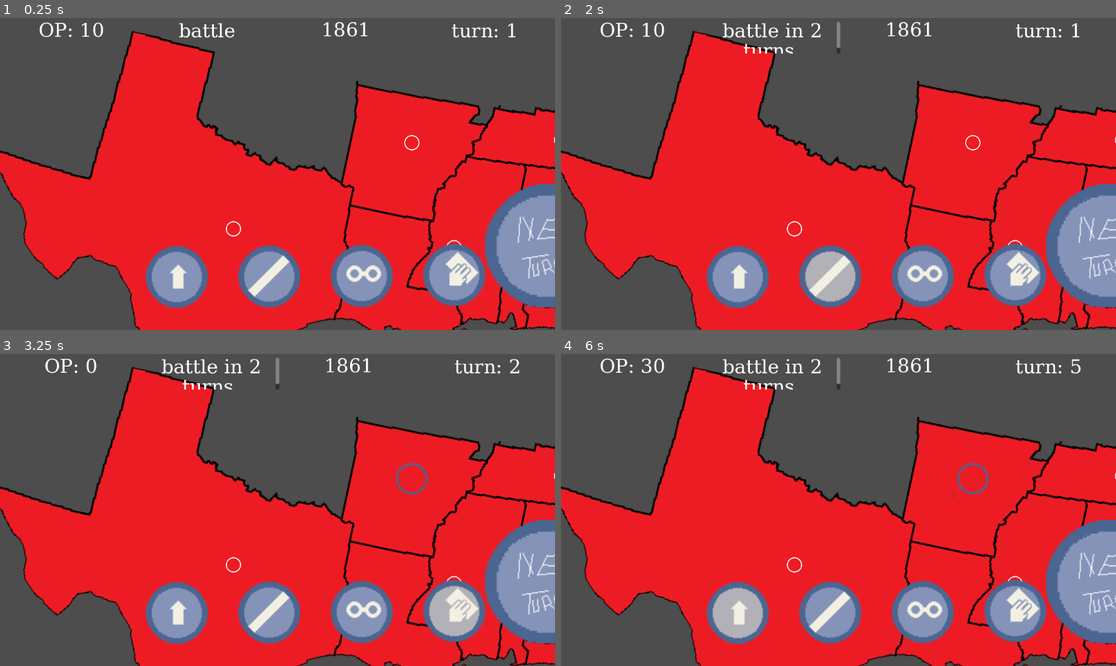
Above: before the commit, frames 1-4 (two rows, left to right).
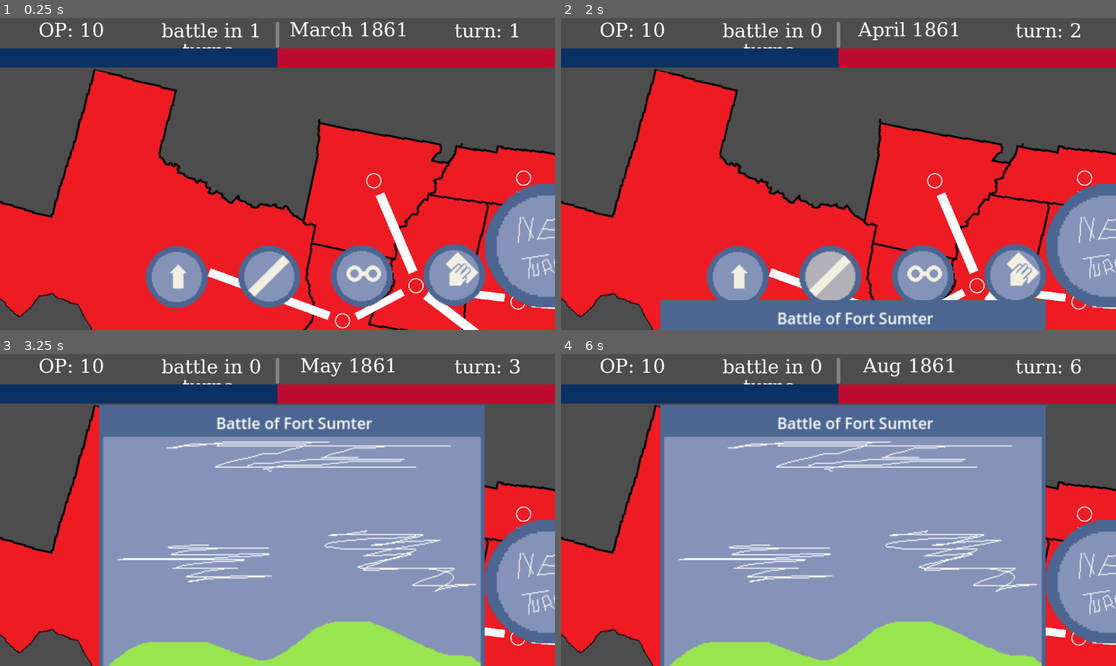
Above: after the commit, the same moments.

Repository: jsteele15/hagj9
Game: Godot game, scene res://scenes/war_map.tscn
The game is run twice, just before and just after one commit, with the same random seed, the same clock (stepped at 60 frames per second) and the same inputs. The project has no main scene, so this scene is started directly.
Inputs (mouse positions are in pixels of both pictures, inside the frame that each line leads up to):
- Up to frame 1 (0.25 s): no input
- Up to frame 2 (2 s): tap Enter at 0.5 s; move the mouse to (943, 283) at 0.52 s; press the mouse at (943, 283) at 0.53 s; hold 1 (upbut) 0.53-1.28 s; tap Space (newturn) at 1.25 s; move the mouse to (794, 230) at 1.27 s; release the mouse at (794, 230) at 1.28 s; hold 2 (downbut) from 1.28 s (still down); click (794, 230) at 1.35 s
- Up to frame 3 (3.25 s): move the mouse to (410, 478) at 2.02 s; release 2 (downbut) at 2.03 s; hold Space (newturn) 2.03-2.78 s; hold 1 (upbut) from 2.03 s (still down); click (410, 478) at 2.3 s; move the mouse to (455, 584) at 2.77 s; tap 4 (opbut) at 2.85 s; click (455, 584) at 3.05 s
- Up to frame 4 (6 s): tap Enter at 3.5, 5 s; move the mouse to (738, 612) at 3.52 s; release 1 (upbut) at 3.53 s; hold 3 (recbut) 3.53-4.28 s; hold 2 (downbut) 3.53-5.78 s; click (738, 612) at 3.8 s; tap Space (newturn) at 4.25, 5.75, 5.85 s; move the mouse to (832, 612) at 4.27 s; click (832, 612) at 4.35 s; move the mouse to (921, 612) at 5.02 s; press the mouse at (921, 612) at 5.03 s; move the mouse to (1016, 612) at 5.77 s; release the mouse at (1016, 612) at 5.78 s; hold 1 (upbut) from 5.78 s (still down)

The runs differ from the first frame. In frame 1, 33% of the frame differs, in the area x 0-100%, y 1-100%; in frame 2, 36%; in frame 3, 72%; in frame 4, 72%.

Commit message:
v3
- added roads
- added battle map
- added dates and time

Diff:
--- a/spygame/intel.gd
+++ b/spygame/intel.gd
@@ -1 +1,7 @@
 extends Node2D
+
+#to work out if the intel has been picked up
+var selected = false
+var entered = false
+
+var current_station = null
--- /dev/null
+++ b/spygame/scenes/road.gd
@@ -0,0 +1,15 @@
+extends Sprite2D
+
+@export var con_1 = Node2D
+@export var con_2 = Node2D
+@export var rd = Sprite2D
+
+@onready var connected = [con_1, con_2]
+
+func _process(delta: float) -> void:
+
+	if connected[0].operational == true and connected[1].operational == true:
+		rd.modulate = "4b6691"
+
+	else:
+		rd.modulate = "ffffff"
--- a/spygame/scenes/war_map.gd
+++ b/spygame/scenes/war_map.gd
@@ -12,8 +12,36 @@
 ###to pre load the intel
 var intel_load = preload("res://scenes/intel.tscn")
 
+func _ready() -> void:
+	#so that battles can become more consecuential with time
+	level_info.cur_lengh = get_viewport_rect().size[0]/2
+	level_info.year_one = get_viewport_rect().size[0]/32
+	level_info.year_two = get_viewport_rect().size[0]/16
+	level_info.year_three = get_viewport_rect().size[0]/8
+	level_info.year_four = get_viewport_rect().size[0]/4
+	level_info.year_five = get_viewport_rect().size[0]/2
+
+	##move the fed bar to show winning or losing
+	$feds.size.x = get_viewport_rect().size[0]/2
+	$conf.size.x = get_viewport_rect().size[0]
+
+	###to set the card in the right place
+	$battle_card.position.x = get_viewport_rect().size[0]/2 -300
+
 func _process(delta: float) -> void:
 	if level_info.new_turn == true:
+
+
+		##for the months, change the clock
+		if level_info.current_month == 11:
+			level_info.current_month = 0
+			level_info.date += 1
+		else:
+			level_info.current_month += 1
+
+		###to count down until the battle
+		if level_info.battle_list[level_info.battle_ind][1] > 0:
+			level_info.battle_list[level_info.battle_ind][1] -= 1
 
 		##this counts how mant active sights there are
 		count_num_active = 0
@@ -41,6 +69,7 @@
 						if spy_center_list[c].recon_lv == 32:
 							spy_center_list[c].recon_lv = 0
 							var intel_inst = intel_load.instantiate()
+							intel_inst.current_station = spy_center_list[c]
 							intel_inst.position = spy_center_list[c].position
 							spy_center_list[c].reconing = false
 							$Camera2D/ConfedMap.add_child(intel_inst)
@@ -64,8 +93,8 @@
 		$Camera2D/ui_butts/turnbut.clicked = false
 
 		###this is for the tracking stats
-		$Camera2D/game_stats/battle.text = "[center] battle in {howl} turns[/center]".format({"howl":level_info.battle_list[level_info.battle_ind][1]})
-		$Camera2D/game_stats/year.text = "[center] {year} [/center]".format({"year":level_info.date})
+
+		$Camera2D/game_stats/year.text = "[center] {month} {year} [/center]".format({"month": level_info.month_list[level_info.current_month], "year":level_info.date})
 		$Camera2D/game_stats/turn.text = "[center] turn: {t} [/center]".format({"t":level_info.turn})
 
 		level_info.turn += 1
@@ -73,3 +102,10 @@
 
 	#placing this here so it changes dynamically
 	$Camera2D/game_stats/op_power.text = "[center] OP: {op} [/center]".format({"op":level_info.op})
+	$Camera2D/game_stats/battle.text = "[center] battle in {howl} turns[/center]".format({"howl":level_info.battle_list[level_info.battle_ind][1]})
+
+	##to decrease and increase the size of the bar depending on what the current lengh is
+	if $feds.size.x < level_info.cur_lengh:
+		$feds.size.x += 2
+	if $feds.size.x > level_info.cur_lengh:
+		$feds.size.x -= 2
--- a/spygame/scenes/war_map.tscn
+++ b/spygame/scenes/war_map.tscn
@@ -1,12 +1,15 @@
-[gd_scene load_steps=12 format=3 uid="uid://bgw7f58iom4r1"]
+[gd_scene load_steps=15 format=3 uid="uid://bgw7f58iom4r1"]
 
 [ext_resource type="Texture2D" uid="uid://srmtwfwq50j4" path="res://res/confed_map.png" id="1_4fh36"]
 [ext_resource type="Script" path="res://scenes/war_map.gd" id="1_5m3uf"]
 [ext_resource type="PackedScene" uid="uid://cpicmd3ka8vva" path="res://scenes/spy_centers.tscn" id="2_k2l75"]
+[ext_resource type="Texture2D" uid="uid://cseyjq4db7pqh" path="res://res/road.png" id="3_lf4le"]
 [ext_resource type="Script" path="res://scenes/ui_butts.gd" id="4_4q6a0"]
+[ext_resource type="Script" path="res://scenes/road.gd" id="4_yuor6"]
 [ext_resource type="PackedScene" uid="uid://crlnqrfn7l1kf" path="res://ui/buttons.tscn" id="5_kdkj2"]
 [ext_resource type="PackedScene" uid="uid://djjhcc46aa0wo" path="res://ui/turnbut.tscn" id="6_tgcpb"]
 [ext_resource type="Script" path="res://scenes/game_stats.gd" id="7_sb7tp"]
+[ext_resource type="PackedScene" uid="uid://b3k4kl8il6lwc" path="res://ui/battle_card.tscn" id="8_j3lif"]
 
 [sub_resource type="FontFile" id="FontFile_xca37"]
 cache/0/16/0/ascent = 0.0
@@ -75,11 +78,120 @@
 limit_top = 0
 
 [node name="ConfedMap" type="Sprite2D" parent="Camera2D"]
-position = Vector2(592, 343)
+position = Vector2(513, 422)
 rotation = 0.20944
 scale = Vector2(2, 2)
 texture = ExtResource("1_4fh36")
 
+[node name="texas_lou_rd" type="Sprite2D" parent="Camera2D/ConfedMap" node_paths=PackedStringArray("con_1", "con_2", "rd")]
+position = Vector2(-119.254, 122.691)
+rotation = 0.139626
+scale = Vector2(1.32509, 0.0881328)
+texture = ExtResource("3_lf4le")
+script = ExtResource("4_yuor6")
+con_1 = NodePath("../spy_centers2")
+con_2 = NodePath("../spy_centers3")
+rd = NodePath(".")
+
+[node name="lou_mis" type="Sprite2D" parent="Camera2D/ConfedMap" node_paths=PackedStringArray("con_1", "con_2", "rd")]
+position = Vector2(-4.86289, 109.387)
+rotation = -0.692896
+scale = Vector2(0.544856, 0.0795683)
+texture = ExtResource("3_lf4le")
+script = ExtResource("4_yuor6")
+con_1 = NodePath("../spy_centers3")
+con_2 = NodePath("../spy_centers4")
+rd = NodePath(".")
+
+[node name="lou_ala" type="Sprite2D" parent="Camera2D/ConfedMap" node_paths=PackedStringArray("con_1", "con_2", "rd")]
+position = Vector2(81.3129, 79.1166)
+rotation = -0.0872665
+scale = Vector2(0.788691, 0.0826747)
+texture = ExtResource("3_lf4le")
+script = ExtResource("4_yuor6")
+con_1 = NodePath("../spy_centers4")
+con_2 = NodePath("../spy_centers5")
+rd = NodePath(".")
+
+[node name="lou_gor" type="Sprite2D" parent="Camera2D/ConfedMap" node_paths=PackedStringArray("con_1", "con_2", "rd")]
+position = Vector2(187.443, 70.5417)
+rotation = -0.139626
+scale = Vector2(0.773788, 0.0750985)
+texture = ExtResource("3_lf4le")
+script = ExtResource("4_yuor6")
+con_1 = NodePath("../spy_centers5")
+con_2 = NodePath("../spy_centers7")
+rd = NodePath(".")
+
+[node name="gor_sc" type="Sprite2D" parent="Camera2D/ConfedMap" node_paths=PackedStringArray("con_1", "con_2", "rd")]
+position = Vector2(290.103, 40.7371)
+rotation = -0.436332
+scale = Vector2(0.792622, 0.078639)
+texture = ExtResource("3_lf4le")
+script = ExtResource("4_yuor6")
+con_1 = NodePath("../spy_centers7")
+con_2 = NodePath("../spy_centers9")
+rd = NodePath(".")
+
+[node name="sc_nc" type="Sprite2D" parent="Camera2D/ConfedMap" node_paths=PackedStringArray("con_1", "con_2", "rd")]
+position = Vector2(340.917, -29.9915)
+scale = Vector2(0.0810288, 0.654259)
+texture = ExtResource("3_lf4le")
+script = ExtResource("4_yuor6")
+con_1 = NodePath("../spy_centers9")
+con_2 = NodePath("../spy_centers10")
+rd = NodePath(".")
+
+[node name="nc_vir" type="Sprite2D" parent="Camera2D/ConfedMap" node_paths=PackedStringArray("con_1", "con_2", "rd")]
+position = Vector2(340.286, -112.309)
+rotation = -0.16057
+scale = Vector2(0.082652, 0.39893)
+texture = ExtResource("3_lf4le")
+script = ExtResource("4_yuor6")
+con_1 = NodePath("../spy_centers10")
+con_2 = NodePath("../spy_centers11")
+rd = NodePath(".")
+
+[node name="fl_gor" type="Sprite2D" parent="Camera2D/ConfedMap" node_paths=PackedStringArray("con_1", "con_2", "rd")]
+position = Vector2(263.091, 131.877)
+rotation = -0.322886
+scale = Vector2(0.128962, 1.20355)
+texture = ExtResource("3_lf4le")
+script = ExtResource("4_yuor6")
+con_1 = NodePath("../spy_centers8")
+con_2 = NodePath("../spy_centers7")
+rd = NodePath(".")
+
+[node name="ark_mis" type="Sprite2D" parent="Camera2D/ConfedMap" node_paths=PackedStringArray("con_1", "con_2", "rd")]
+position = Vector2(-3.12828, 33.3798)
+rotation = -0.610865
+scale = Vector2(0.096822, 0.880235)
+texture = ExtResource("3_lf4le")
+script = ExtResource("4_yuor6")
+con_1 = NodePath("../spy_centers")
+con_2 = NodePath("../spy_centers4")
+rd = NodePath(".")
+
+[node name="ala_ten" type="Sprite2D" parent="Camera2D/ConfedMap" node_paths=PackedStringArray("con_1", "con_2", "rd")]
+position = Vector2(123.449, 13.7548)
+rotation = -0.162316
+scale = Vector2(0.117951, 1.00412)
+texture = ExtResource("3_lf4le")
+script = ExtResource("4_yuor6")
+con_1 = NodePath("../spy_centers6")
+con_2 = NodePath("../spy_centers5")
+rd = NodePath(".")
+
+[node name="flo_mis" type="Sprite2D" parent="Camera2D/ConfedMap" node_paths=PackedStringArray("con_1", "con_2", "rd")]
+position = Vector2(155.674, 144.961)
+rotation = -1.12574
+scale = Vector2(0.096822, 2.55711)
+texture = ExtResource("3_lf4le")
+script = ExtResource("4_yuor6")
+con_1 = NodePath("../spy_centers4")
+con_2 = NodePath("../spy_centers8")
+rd = NodePath(".")
+
 [node name="spy_centers3" parent="Camera2D/ConfedMap" instance=ExtResource("2_k2l75")]
 position = Vector2(-39, 134)
 
@@ -102,7 +214,7 @@
 position = Vector2(240, 61)
 
 [node name="spy_centers8" parent="Camera2D/ConfedMap" instance=ExtResource("2_k2l75")]
-position = Vector2(286.5, 201)
+position = Vector2(285.358, 202.598)
 
 [node name="spy_centers9" parent="Camera2D/ConfedMap" instance=ExtResource("2_k2l75")]
 position = Vector2(339.5, 17.5)
@@ -198,3 +310,20 @@
 theme_override_font_sizes/normal_font_size = 40
 bbcode_enabled = true
 text = "[center] OP: 10  [/center]"
+
+[node name="conf" type="ColorRect" parent="."]
+offset_left = -330.0
+offset_top = 102.0
+offset_right = 1428.0
+offset_bottom = 142.0
+color = Color(0.74902, 0.0392157, 0.188235, 1)
+
+[node name="feds" type="ColorRect" parent="."]
+offset_left = -330.0
+offset_top = 102.0
+offset_right = -290.0
+offset_bottom = 142.0
+color = Color(0.0392157, 0.192157, 0.380392, 1)
+
+[node name="battle_card" parent="." instance=ExtResource("8_j3lif")]
+position = Vector2(308, 1506)
--- a/spygame/top_files/game_vars.gd
+++ b/spygame/top_files/game_vars.gd
@@ -1,13 +1,35 @@
 extends Node
+
+###this is a force multiplyer for the battles
+var intel_sent = 1
+
+
+#this works out the current size of the bar and how close to union victory or loss
+### the amount you can win increases each time
+var cur_lengh = null
+var year_one = null
+var year_two = null
+var year_three = null
+var year_four = null
+var year_five = null
 
 ##turn for the game
 var turn = 1
 var date = 1861
 var op = 10
-var new_turn = false
+var new_turn = true
+##use this to make all the ui wait for the battle
+#needs implementing though
+var waiting = false
 
+###for the months of the year
+var month_list = ["Jan", "Feb", "March", "April", "May" ,"June", "July", "Aug", "Sep", "Oct", "Nov", "Dec"]
+#remember zero index please
+var current_month = 1
 ##this is for the battles you prepare for
-var battle_list = [["jidfdij", 2], ["ijdffjo", 4]]
+##so, we've got the battle name, and then how many months until that battle happens, the months will need to come down each turn
+var battle_list = [["Fort Sumter", 2], ["Bull Run", 3], ["Shiloh", 9], ["Anietam", 5], ["Fredericksburg", 3], ["Chancellorsville", 4],
+	["Gettysburg", 3], ["Chickamauga", 2], ["Chattanooga", 2], ["Atlanta", 8], ["Appomattox station", 9]]
 var battle_ind = 0
 
 ##this is to do selected options
--- /dev/null
+++ b/spygame/ui/battle_card.gd
@@ -0,0 +1,165 @@
+extends Node2D
+
+
+###needs to come up when a battle has started
+### then go down once it has closed
+###done in like five rounds or somthing
+## where somthing pops up and changes the battle percentage
+
+@onready var level_info = get_node("/root/GameVars")
+var round = 0
+var closed = false
+var entered = false
+
+###the points for winning or losing a round
+var big_win = 40
+var small_win = 20
+
+####this is to create the timer
+var timer_set = false
+var results_once = false
+var change_once = false
+##
+var timer;
+###list of events that can happen in a battle
+###this is enough for now
+var event_list = ["cavalry charge", "cannon fire", "musket volley", "flank attack", "feigned retreats",
+	"gatling guns"]
+var success_chance = ["very successful", "impressive", "historic", "mid", "effective", "okay", "disappointing", "embarrasing", "disaster"]
+#to get a random result each time
+var rand_e = RandomNumberGenerator.new()
+var rand_s = RandomNumberGenerator.new()
+
+
+func _process(delta: float) -> void:
+	if level_info.battle_list[level_info.battle_ind][1] == 0 and closed == false:
+		$BattleCard/bat_name.text = "[center] Battle of {name}[/center]".format({"name":level_info.battle_list[level_info.battle_ind][0]})
+		change_once = false
+		if $".".position.y > 160:
+			$".".position.y -= 20
+		else:
+			if timer_set == false:
+				timer = Timer.new()
+				add_child(timer)
+				timer.wait_time = 2
+				timer.connect("timeout", Callable(self, "battle_round"))
+				timer.start()
+				timer_set = true
+	else:
+		if $".".position.y < 1200:
+			$".".position.y += 20
+		else:
+			###so this is for resetting all of the triggers
+			if change_once == false:
+				if timer != null:
+					remove_child(timer)
+				closed = false
+				timer_set = false
+				results_once = false
+				round = 0
+				change_once = true
+				$BattleCard/feds.text = ""
+				$BattleCard/slavers.text = ""
+
+func _input(event: InputEvent) -> void:
+	if event.is_action_released("left_click") and entered == true:
+		###this closes the battle thing, will need to reset it at some point, probably with a timer
+		closed = true
+		level_info.battle_ind += 1
+
+func _on_area_2d_mouse_entered() -> void:
+	entered = true
+
+
+func _on_area_2d_mouse_exited() -> void:
+	entered = false
+
+##00f800 for the green text
+func battle_round():
+	if round < 6:
+		###doing this so i can use the random number gen in multiple places
+		var save_e = rand_e.randi_range(0, len(event_list)-1)
+		var save_s = rand_s.randi_range(0, len(success_chance)-1)
+
+		if round % 2 == 0:
+			$BattleCard/slavers.visible = false
+			$BattleCard/feds.visible = true
+			round += 1
+			$BattleCard/feds.text = "[center] A Union {action} was {result} [/center]".format({"action": event_list[save_e], "result": success_chance[save_s]})
+			change_bar("union", save_s)
+			#$Camera2D/game_stats/turn.text = "[center] turn: {t} [/center]".format({"t":level_info.turn})
+		else:
+			$BattleCard/slavers.visible = true
+			$BattleCard/feds.visible = false
+			round += 1
+			$BattleCard/slavers.text = "[center] A Confederate {action} was {result} [/center]".format({"action": event_list[save_e], "result": success_chance[save_s]})
+			change_bar("confed", save_s)
+	###this is to work out the victory status
+	else:
+		if results_once == false:
+			if $union.size.x > 240:
+				$BattleCard/slavers.visible = false
+				$BattleCard/feds.visible = true
+				$BattleCard/feds.text = "[center] Union Victory! [/center]"
+				$BattleCard/feds/results.text = ""
+				if level_info.date == 1861:
+					level_info.cur_lengh += level_info.year_one
+				if level_info.date == 1862:
+					level_info.cur_lengh += level_info.year_two
+				if level_info.date == 1863:
+					level_info.cur_lengh += level_info.year_three
+				if level_info.date == 1864:
+					level_info.cur_lengh += level_info.year_four
+				if level_info.date == 1865:
+					level_info.cur_lengh += level_info.year_five
+
+			if $union.size.x <239 and $union.size.x >190:
+				$BattleCard/slavers.visible = false
+				$BattleCard/feds.visible = true
+				$BattleCard/feds.text = "[center] Stalemate [/center]"
+				$BattleCard/feds/results.text = ""
+
+			if $union.size.x < 189:
+				$BattleCard/slavers.visible = true
+				$BattleCard/feds.visible = false
+				$BattleCard/slavers.text = "[center] Confederate Victory! [/center]"
+				$BattleCard/slavers/results.text = ""
+				if level_info.date == 1861:
+					level_info.cur_lengh -= level_info.year_one
+				if level_info.date == 1862:
+					level_info.cur_lengh -= level_info.year_two
+				if level_info.date == 1863:
+					level_info.cur_lengh -= level_info.year_three
+				if level_info.date == 1864:
+					level_info.cur_lengh -= level_info.year_four
+				if level_info.date == 1865:
+					level_info.cur_lengh -= level_info.year_five
+			results_once = true
+
+func change_bar(side, result):
+	if side == "union":
+		if result <= 2:
+			$union.size.x += big_win * level_info.intel_sent
+			var for_text = big_win * level_info.intel_sent
+			$BattleCard/feds/results.text = "[center] 40 base * {numint} for intel = {res} damage to Confederacy[/center]".format({"numint": level_info.intel_sent, "res": for_text})
+		if result > 2 and result < 6:
+			$union.size.x += small_win * level_info.intel_sent
+			var for_text = small_win * level_info.intel_sent
+			$BattleCard/feds/results.text = "[center] 20 base * {numint} for intel = {res} damage to Confederacy[/center]".format({"numint": level_info.intel_sent, "res": for_text})
+		if result >= 6:
+			$union.size.x -= small_win / level_info.intel_sent
+			var for_text = small_win / level_info.intel_sent
+			$BattleCard/feds/results.text = "[center] 20 base / {numint} for intel = {res} damage to the Union[/center]".format({"numint": level_info.intel_sent, "res": for_text})
+	if side == "confed":
+		if result <= 2:
+			$union.size.x -= big_win / level_info.intel_sent
+			var for_text = big_win * level_info.intel_sent
+			$BattleCard/slavers/results.text = "[center] 40 base * {numint} for intel = {res} damage to the Union[/center]".format({"numint": level_info.intel_sent, "res": for_text})
+		if result > 2 and result < 6:
+			$union.size.x -= small_win / level_info.intel_sent
+			var for_text = small_win * level_info.intel_sent
+			$BattleCard/slavers/results.text = "[center] 20 base * {numint} for intel = {res} damage to the Union[/center]".format({"numint": level_info.intel_sent, "res": for_text})
+		if result >= 6:
+			$union.size.x += small_win * level_info.intel_sent
+			var for_text = small_win / level_info.intel_sent
+			$BattleCard/slavers/results.text = "[center] 40 base * {numint} for intel = {res} damage to the Confederacy[/center]".format({"numint": level_info.intel_sent, "res": for_text})
--- /dev/null
+++ b/spygame/ui/battle_card.tscn
@@ -0,0 +1,94 @@
+[gd_scene load_steps=4 format=3 uid="uid://b3k4kl8il6lwc"]
+
+[ext_resource type="Script" path="res://ui/battle_card.gd" id="1_alwo1"]
+[ext_resource type="Texture2D" uid="uid://dkn8r5v2q0dxr" path="res://res/battle_card.png" id="1_qc4jn"]
+
+[sub_resource type="CircleShape2D" id="CircleShape2D_euavx"]
+radius = 55.0364
+
+[node name="battle_card" type="Node2D"]
+scale = Vector2(2, 2)
+script = ExtResource("1_alwo1")
+
+[node name="confed" type="ColorRect" parent="."]
+anchors_preset = 1
+anchor_left = 1.0
+anchor_right = 1.0
+offset_left = -200.0
+offset_top = 303.0
+offset_right = 199.0
+offset_bottom = 343.0
+grow_horizontal = 0
+color = Color(0.74902, 0.0392157, 0.188235, 1)
+
+[node name="union" type="ColorRect" parent="."]
+offset_left = -200.0
+offset_top = 306.0
+offset_bottom = 346.0
+color = Color(0.0392157, 0.192157, 0.380392, 1)
+
+[node name="BattleCard" type="Sprite2D" parent="."]
+position = Vector2(0, 199.5)
+texture = ExtResource("1_qc4jn")
+
+[node name="Area2D" type="Area2D" parent="BattleCard"]
+
+[node name="CollisionShape2D" type="CollisionShape2D" parent="BattleCard/Area2D"]
+position = Vector2(5, 166)
+shape = SubResource("CircleShape2D_euavx")
+
+[node name="bat_name" type="RichTextLabel" parent="BattleCard"]
+offset_left = -195.0
+offset_top = -193.5
+offset_right = 196.0
+offset_bottom = -158.5
+theme_override_font_sizes/bold_italics_font_size = 2
+theme_override_font_sizes/bold_font_size = 0
+bbcode_enabled = true
+text = "[center]Battle of[/center] "
+
+[node name="feds" type="RichTextLabel" parent="BattleCard"]
+visible = false
+offset_left = -196.0
+offset_top = 75.0
+offset_right = 195.0
+offset_bottom = 117.0
+theme_override_colors/table_border = Color(0, 0, 0, 1)
+theme_override_colors/table_even_row_bg = Color(0, 0, 0, 1)
+theme_override_colors/default_color = Color(0, 0.973479, 0, 1)
+theme_override_colors/font_outline_color = Color(0, 0, 0, 1)
+bbcode_enabled = true
+text = "[center] lookin pretty [/center]"
+
+[node name="results" type="RichTextLabel" parent="BattleCard/feds"]
+offset_left = 1.0
+offset_top = 18.0
+offset_right = 387.0
+offset_bottom = 47.0
+theme_override_colors/default_color = Color(0, 0.972549, 0, 1)
+bbcode_enabled = true
+text = "[center] round results[/center]"
+fit_content = true
+
+[node name="slavers" type="RichTextLabel" parent="BattleCard"]
+visible = false
+offset_left = -201.0
+offset_top = 77.0
+offset_right = 192.0
+offset_bottom = 117.0
+theme_override_colors/default_color = Color(1, 0, 0, 1)
+bbcode_enabled = true
+text = "[center] testing [/center]"
+
+[node name="results" type="RichTextLabel" parent="BattleCard/slavers"]
+offset_left = 6.5
+offset_top = 16.0
+offset_right = 392.5
+offset_bottom = 45.0
+theme_override_colors/default_color = Color(1, 0, 0, 1)
+bbcode_enabled = true
+text = "[center] round results[/center]"
+fit_content = true
+
+[connection signal="mouse_entered" from="BattleCard/Area2D" to="." method="_on_area_2d_mouse_entered"]
+[connection signal="mouse_exited" from="BattleCard/Area2D" to="." method="_on_area_2d_mouse_exited"]
Binary file added: spygame/res/battle_card.png
Not shown, added: spygame/res/battle_card.png.import
Binary file added: spygame/res/road.png
Not shown, added: spygame/res/road.png.import
